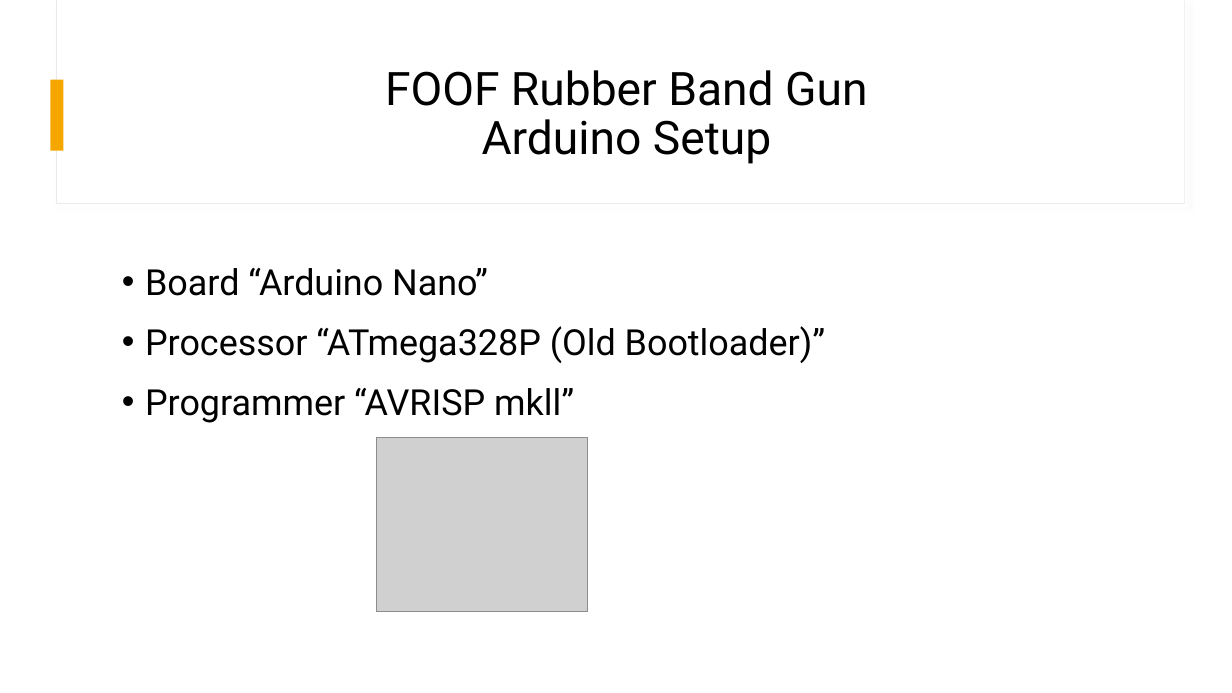
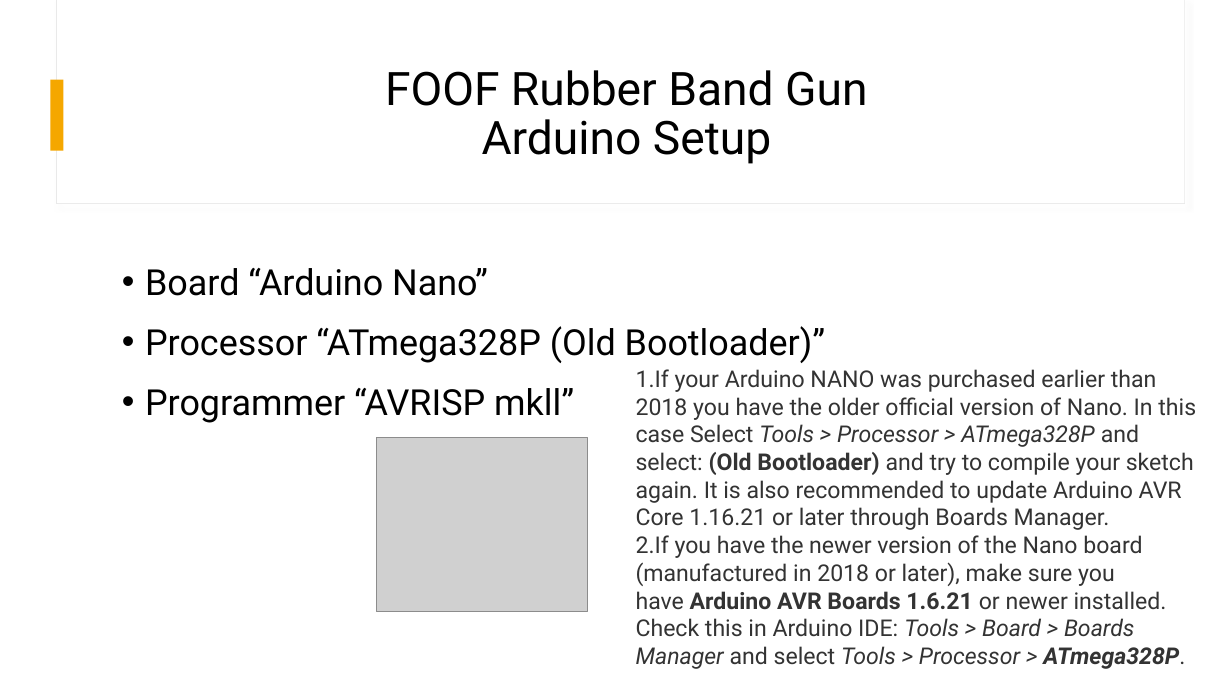
Before and after one commit to Mark-MDO47/RubberBandGun, a slide deck: slide 6 of BuildRubberBandGunSoftware.pptx. Drawn at 1232x693 pixels with LibreOffice and Linux fonts; fonts in the diff are those of the drawing; grey boxes stand for pictures. Boxes give left, top, right and bottom in pixels: in the first picture for what was removed or moved away, otherwise in the second. Text is boxed around its words. In the diff, an @@ line names an element or a change of style, - is before the commit and + after.

Commit message:
more info on old or new Arduino Nano bootloader

```diff
--- a/BuildRubberBandGunSoftware.pptx
+++ b/BuildRubberBandGunSoftware.pptx
@@ text added at [636,369,1196,669], 18 pt, text #333333 @@
+1. If your Arduino NANO was purchased earlier than 2018 you have the older official version of Nano. In this case Select Tools > Processor > ATmega328P and select: (Old Bootloader) and try to compile your sketch again. It is also recommended to update Arduino AVR Core 1.16.21 or later through Boards Manager.
+2. If you have the newer version of the Nano board (manufactured in 2018 or later), make sure you have Arduino AVR Boards 1.6.21 or newer installed. Check this in Arduino IDE: Tools > Board > Boards Manager and select Tools > Processor > ATmega328P.
```
Also in this commit, not shown: 1 other slide changed, 1 other file.
